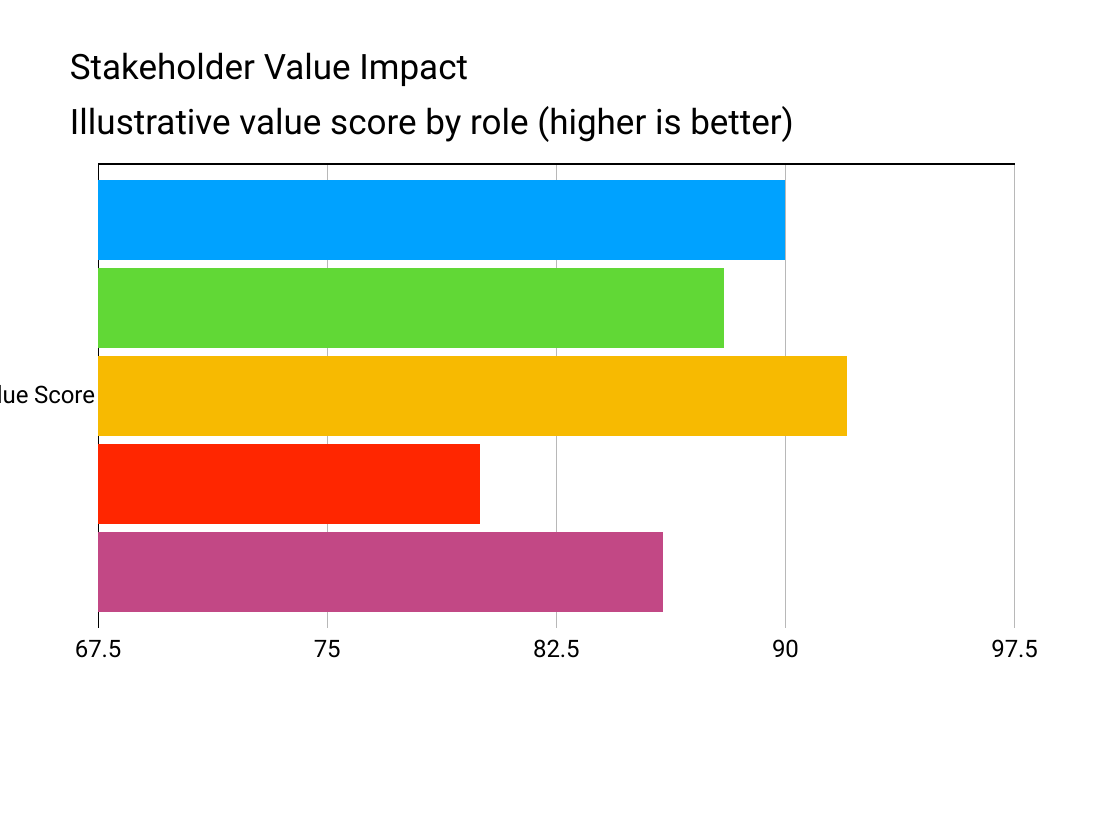
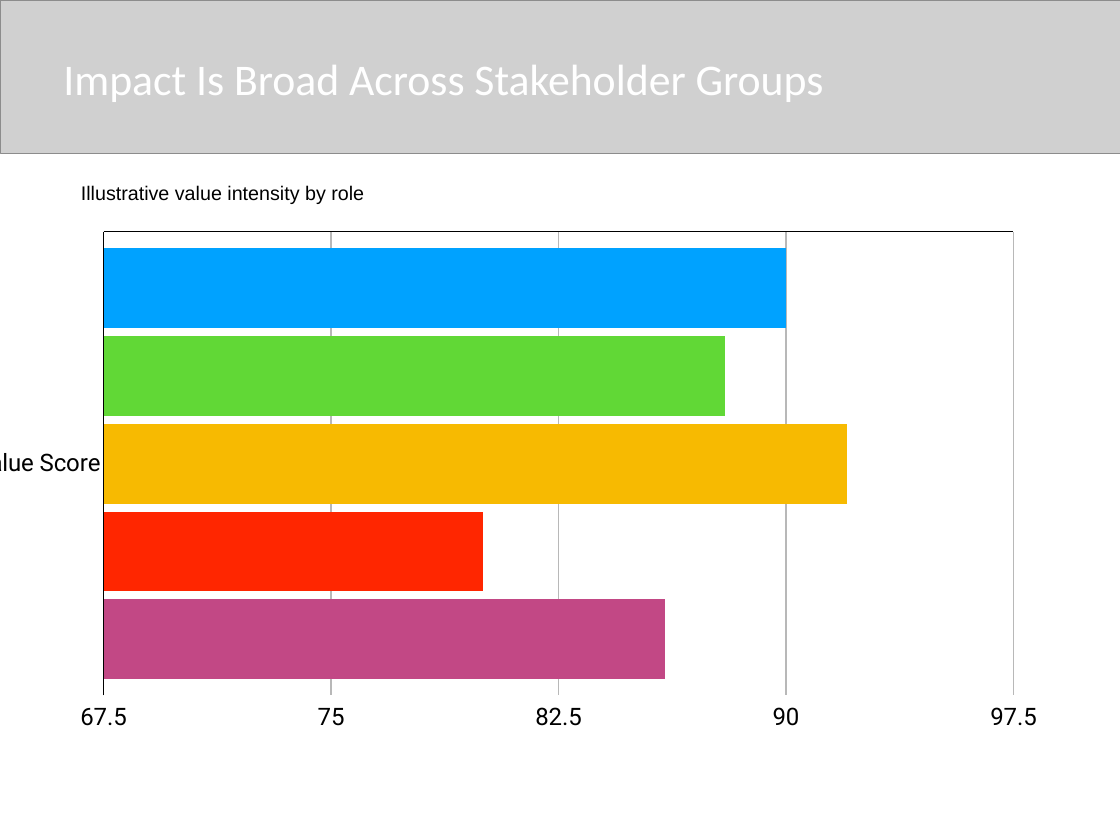
Before and after one commit to cpowe-ADT/ADinsights, a slide deck: slide 9 of docs/project/adinsights-stakeholder-deck.pptx (slide 7 before the commit). Drawn at 1120x840 pixels with LibreOffice and Linux fonts; fonts in the diff are those of the drawing; grey boxes stand for pictures. Boxes give left, top, right and bottom in pixels: in the first picture for what was removed or moved away, otherwise in the second. Text is boxed around its words. In the diff, an @@ line names an element or a change of style, - is before the commit and + after.

```diff
--- a/docs/project/adinsights-stakeholder-deck.pptx
+++ b/docs/project/adinsights-stakeholder-deck.pptx
@@ picture added at [0, 0, 1120, 153] @@
@@ text at [63, 65, 824, 102]: text changed; size 32 to 40 pt; font Roboto to Calibri; text colour #000000 to #FFFFFF @@
-Stakeholder Value Impact
+Impact Is Broad Across Stakeholder Groups
@@ bar chart: place and size @@
-bar chart at [0, 135, 1038, 676]
+bar chart at [0, 203, 1037, 744]
@@ text at [81, 185, 364, 204]: text changed; size 32 to 18 pt; font Roboto to Arial @@
-Illustrative value score by role (higher is better)
+Illustrative value intensity by role
```
Also in this commit, not shown: 4 other slides changed, 7 slides added, 7 slides removed, 46 other files.
